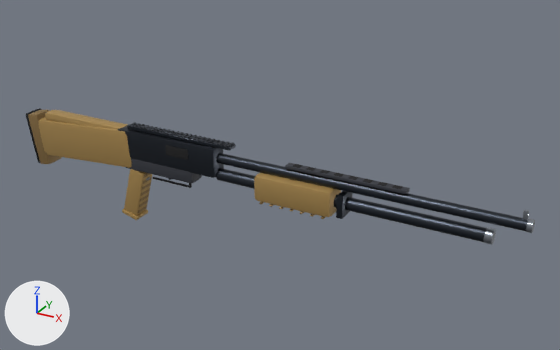
A saved change to the glTF model src/client/assets/weapons/sg4.glb.
Rendered twice from a 50 mm camera at (0.834, -1.088, 0.549) aimed at (0.214, 0.04, -0.015). Lighting does not change. The marker at lower left points along +X, +Y and +Z. The picture after the commit comes second. Where no turn or scale is listed for an object, it has been applied to the vertices. Vertices at exactly the same position are counted once.

Objects in the first picture: 'sg4_body', 'sg4_stock'.
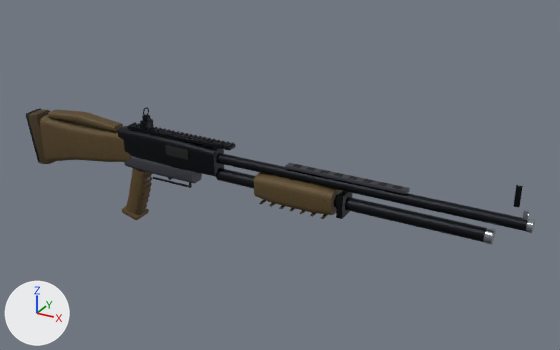
What differs and where, as boxes [x1, y1, x2, y2] in the pictures (560 x 350 px):
'sg4_body', surface changed, reshaped (darker)
    both: [118, 122, 535, 245]
'sg4_stock', surface changed, reshaped (darker, 7% shorter)
    before: [26, 108, 132, 168]
    after: [26, 108, 131, 164]
'iron_sights', added
    after: [140, 107, 523, 207]
    faces in mat_gunmetal: [140, 107, 523, 207]
part 1 of me_sg4_body, rebuilt
    before: [118, 125, 224, 178]
    after: [118, 126, 224, 177]
part 2 of me_sg4_body, rebuilt (10% narrower)
    before: [124, 169, 152, 215]
    after: [126, 168, 151, 214]
part 3 of me_sg4_body, rebuilt
    before: [254, 173, 341, 217]
    after: [254, 173, 342, 215]
part 4 of me_sg4_body, rebuilt
    before: [126, 158, 202, 183]
    after: [124, 156, 202, 183]
part 5 of me_sg4_stock, rebuilt (8% shorter)
    before: [39, 117, 132, 168]
    after: [40, 115, 131, 162]
part 6 of me_sg4_stock, rebuilt
    before: [45, 110, 128, 129]
    after: [48, 109, 123, 131]
part 7 of me_sg4_stock, surface changed (darker)
    before: [26, 108, 62, 164]
    after: [26, 108, 55, 164]

Edits to the bpy script that builds the scene:
```text
Add img_field_metal_runtime:
    img_field_metal_runtime = load_image('field-metal-runtime', '_unpacked/field-metal-runtime', 512, 512, 'sRGB')
Change mat_gunmetal:
    remove # nodes: BsdfPrincipled, OutputMaterial
    nodes: BsdfPrincipled, Mix, OutputMaterial, TexImage
    uses the picture img_field_metal_runtime
Change mat_cerakote_tan:
    remove # nodes: BsdfPrincipled, OutputMaterial
    nodes: BsdfPrincipled, Mix, OutputMaterial, TexImage
    uses the picture img_field_metal_runtime
Change mat_cerakote_tan_dark:
    remove # nodes: BsdfPrincipled, OutputMaterial
    nodes: BsdfPrincipled, Mix, OutputMaterial, TexImage
    uses the picture img_field_metal_runtime
Change me_sg4_body:
    used by ob_sg4_body; parent = ob_sg4; location = (0.0, 0.0, 0.0)
    remove me_sg4_body.from_pydata(...)  # 1912 vertices, 3564 faces; spans x -0.114..0.668, y -0.025..0.025, z -0.153..0.044
    add me_sg4_body.from_pydata(...)  # 1998 vertices, 3736 faces; spans x -0.116..0.668, y -0.025..0.025, z -0.153..0.044
    me_sg4_body part 1: the loose piece of 56 vertices spanning x -0.11..0.11, y -0.018..0.018, z -0.023..0.035 is rebuilt with 80 vertices and now spans x -0.11..0.11, y -0.018..0.018, z -0.023..0.036
    me_sg4_body part 2: the loose piece of 56 vertices spanning x -0.111..-0.055, y -0.017..0.017, z -0.145..-0.042 is rebuilt with 90 vertices and now spans x -0.112..-0.054, y -0.018..0.018, z -0.147..-0.042
    me_sg4_body part 3: the loose piece of 56 vertices spanning x 0.195..0.345, y -0.025..0.025, z -0.045..0.005 is rebuilt with 80 vertices and now spans x 0.195..0.345, y -0.025..0.025, z -0.045..0.005
    me_sg4_body part 4: the loose piece of 56 vertices spanning x -0.1..0.06, y -0.017..0.017, z -0.045..-0.015 is rebuilt with 60 vertices and now spans x -0.1..0.06, y -0.017..0.017, z -0.046..-0.014
    other edits to the shape of me_sg4_body do not show in these pictures
Change me_sg4_stock:
    used by ob_sg4_stock; location = (0.0, 0.0, 0.0)
    remove me_sg4_stock.from_pydata(...)  # 192 vertices, 368 faces; spans x -0.348..-0.078, y -0.022..0.022, z -0.081..0.036
    add me_sg4_stock.from_pydata(...)  # 220 vertices, 424 faces; spans x -0.348..-0.085, y -0.022..0.022, z -0.081..0.044
    me_sg4_stock part 5: the loose piece of 56 vertices spanning x -0.322..-0.078, y -0.02..0.02, z -0.059..0.035 is rebuilt with 80 vertices and now spans x -0.308..-0.085, y -0.021..0.021, z -0.076..0.025
    me_sg4_stock part 6: the loose piece of 56 vertices spanning x -0.3..-0.1, y -0.015..0.015, z 0.016..0.036 is rebuilt with 60 vertices and now spans x -0.29..-0.12, y -0.015..0.015, z 0.024..0.044
    me_sg4_stock part 7: 152 kept faces spanning x -0.348..-0.297, y -0.022..0.022, z -0.081..0.029 get new texture (UV) coordinates
Add me_iron_sights:
    me_iron_sights.from_pydata(...)  # 504 vertices, 992 faces; spans x -0.058..0.644, y -0.01..0.01, z 0.039..0.082
    # faces by material slot: [884, 108]
    me_iron_sights.materials.append(mat_gunmetal)
    me_iron_sights.materials.append(mat_steel)  # grey #9aa0a9
Add ob_iron_sights:
    ob_iron_sights = bpy.data.objects.new('iron_sights', me_iron_sights)
    ob_iron_sights.location = (0.0, 0.0, 0.0)
```
